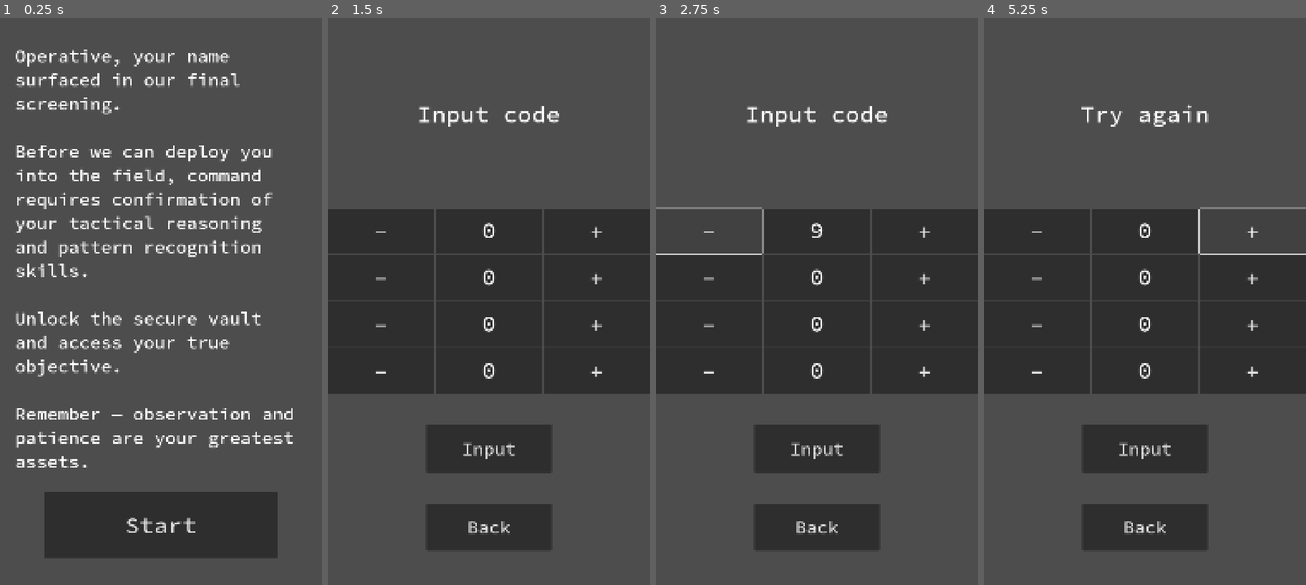
Above: before the commit, frames 1-4 (left to right).
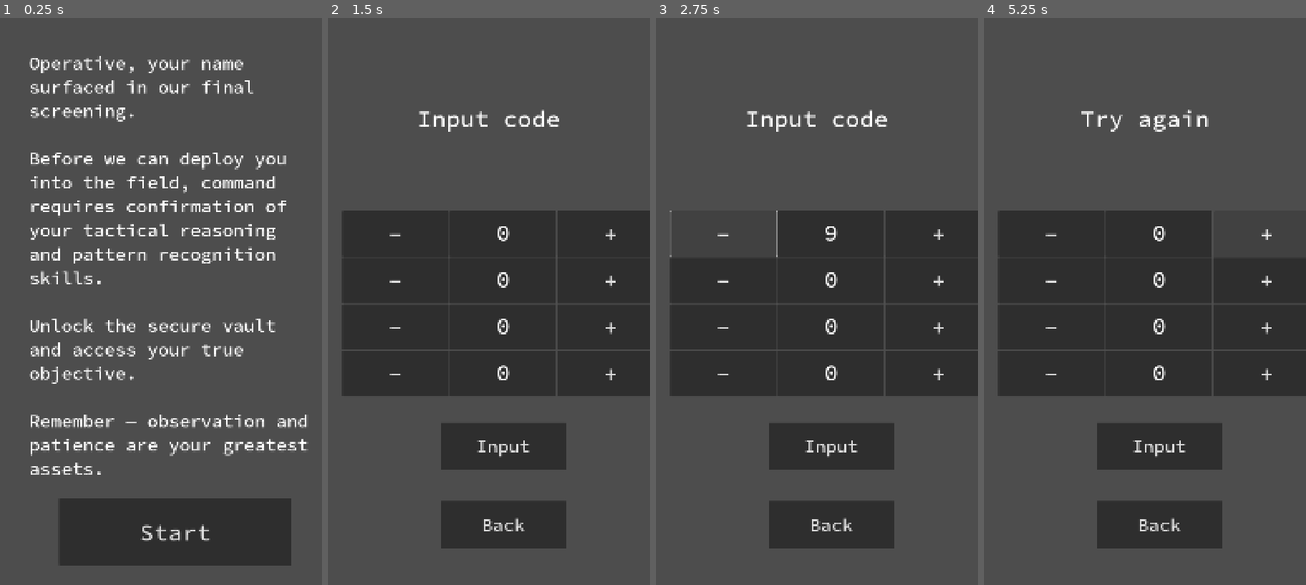
Above: after the commit, the same moments.

Repository: vmakoed/safe-lock
Game: Godot game, scene res://scenes/main.tscn
Same seed, same stepped clock (60 frames per second), same inputs: the game is played once before the commit and once after it.
Inputs:
- Up to frame 1 (0.25 s): no input
- Up to frame 2 (1.5 s): click "Start" at 0.5 s; click "Safe" at 1.25 s
- Up to frame 3 (2.75 s): click "-" at 2 s
- Up to frame 4 (5.25 s): click "+" at 2.75 s; click "Input" at 3.5 s; click "-" at 4.25 s; click "+" at 5 s

The runs differ from the first frame. In frame 1, 17% of the frame differs, in the area x 4-96%, y 5-97%; in frame 2, 7.0%; in frame 3, 6.7%; in frame 4, 6.8%.

Commit message:
Remove double screen frame

Diff:
--- a/scenes/main.tscn
+++ b/scenes/main.tscn
@@ -50,31 +50,10 @@
 
 [node name="ScreenFrame" parent="UI" instance=ExtResource("3_85g3d")]
 layout_mode = 0
-
-[node name="IntroScreen" parent="UI/ScreenFrame" instance=ExtResource("4_trceg")]
-unique_name_in_owner = true
-layout_mode = 2
-message_text = "Operative, your name surfaced in our final screening.
-
-Before we can deploy you into the field, command requires confirmation of your tactical reasoning and pattern recognition skills.
-
-Unlock the secure vault and access your true objective.
-
-Remember — observation and patience are your greatest assets."
-button_text = "Start"
-
-[node name="WinScreen" parent="UI/ScreenFrame" instance=ExtResource("4_trceg")]
-unique_name_in_owner = true
-visible = false
-layout_mode = 2
-message_text = "Operative, your performance exceeded expectations.
-
-Effective immediately, you are cleared for the assignment.
-
-On your mission, you will join other experienced agents.
-
-Further details are classified and will be transmitted through encrypted channels."
-button_text = "Next"
+theme_override_constants/margin_left = 48
+theme_override_constants/margin_top = 48
+theme_override_constants/margin_right = 48
+theme_override_constants/margin_bottom = 48
 
 [node name="LevelSelector" type="GridContainer" parent="UI/ScreenFrame"]
 unique_name_in_owner = true
@@ -862,8 +841,35 @@
 theme_override_font_sizes/font_size = 60
 text = "Back"
 
-[connection signal="button_pressed" from="UI/ScreenFrame/IntroScreen" to="." method="_on_start_button_pressed"]
-[connection signal="button_pressed" from="UI/ScreenFrame/WinScreen" to="." method="_on_win_button_pressed"]
+[node name="IntroScreen" parent="UI" instance=ExtResource("4_trceg")]
+unique_name_in_owner = true
+layout_mode = 0
+offset_left = 48.0
+offset_top = 48.0
+offset_right = 1032.0
+offset_bottom = 1872.0
+message_text = "Operative, your name surfaced in our final screening.
+
+Before we can deploy you into the field, command requires confirmation of your tactical reasoning and pattern recognition skills.
+
+Unlock the secure vault and access your true objective.
+
+Remember — observation and patience are your greatest assets."
+button_text = "Start"
+
+[node name="WinScreen" parent="UI" instance=ExtResource("4_trceg")]
+unique_name_in_owner = true
+visible = false
+layout_mode = 0
+message_text = "Operative, your performance exceeded expectations.
+
+Effective immediately, you are cleared for the assignment.
+
+On your mission, you will join other experienced agents.
+
+Further details are classified and will be transmitted through encrypted channels."
+button_text = "Next"
+
 [connection signal="pressed" from="UI/ScreenFrame/LevelSelector/SafeLevelButton" to="." method="_on_safe_level_button_pressed"]
 [connection signal="pressed" from="UI/ScreenFrame/LevelSelector/TicTacToeLevelButton" to="." method="_on_tic_tac_toe_level_button_pressed"]
 [connection signal="pressed" from="UI/ScreenFrame/LevelSelector/MazeLevelButton" to="." method="_on_maze_level_button_pressed"]
@@ -878,3 +884,5 @@
 [connection signal="pressed" from="UI/ScreenFrame/Maze/VBoxContainer/Bottom/VBoxContainer/MarginContainer/Controls/DownButton" to="UI/ScreenFrame/Maze" method="_on_down_button_pressed"]
 [connection signal="pressed" from="UI/ScreenFrame/Maze/VBoxContainer/Bottom/VBoxContainer/MarginContainer2/MazeBackButton" to="." method="_on_level_back_button_pressed"]
 [connection signal="pressed" from="UI/ScreenFrame/Tetrominoes/VBoxContainer/Bottom/MarginContainer2/BackButton" to="." method="_on_level_back_button_pressed"]
+[connection signal="button_pressed" from="UI/IntroScreen" to="." method="_on_start_button_pressed"]
+[connection signal="button_pressed" from="UI/WinScreen" to="." method="_on_win_button_pressed"]
--- /dev/null
+++ b/scenes/screen.tscn
@@ -0,0 +1,190 @@
+[gd_scene load_steps=2 format=3 uid="uid://ci0esgy65pu71"]
+
+[ext_resource type="PackedScene" uid="uid://xj00fxtha27s" path="res://scenes/screen_frame.tscn" id="1_erqjc"]
+
+[node name="Screen" type="Control"]
+layout_mode = 3
+anchors_preset = 15
+anchor_right = 1.0
+anchor_bottom = 1.0
+grow_horizontal = 2
+grow_vertical = 2
+
+[node name="ScreenFrame" parent="." instance=ExtResource("1_erqjc")]
+layout_mode = 0
+theme_override_constants/margin_left = 48
+theme_override_constants/margin_top = 48
+theme_override_constants/margin_right = 48
+theme_override_constants/margin_bottom = 48
+
+[node name="VBoxContainer" type="VBoxContainer" parent="ScreenFrame"]
+layout_mode = 2
+theme_override_constants/separation = 0
+
+[node name="Label" type="Label" parent="ScreenFrame/VBoxContainer"]
+layout_mode = 2
+theme_override_font_sizes/font_size = 96
+text = "LEVEL TITLE"
+horizontal_alignment = 1
+
+[node name="SpacerTitlePuzzle" type="Control" parent="ScreenFrame/VBoxContainer"]
+custom_minimum_size = Vector2(0, 48)
+layout_mode = 2
+
+[node name="PuzzlePanel" type="Panel" parent="ScreenFrame/VBoxContainer"]
+layout_mode = 2
+size_flags_vertical = 3
+
+[node name="SpacerPuzzleControls" type="Control" parent="ScreenFrame/VBoxContainer"]
+custom_minimum_size = Vector2(0, 24)
+layout_mode = 2
+
+[node name="ControlsPanel" type="Panel" parent="ScreenFrame/VBoxContainer"]
+custom_minimum_size = Vector2(0, 104)
+layout_mode = 2
+
+[node name="MarginContainer" type="MarginContainer" parent="ScreenFrame/VBoxContainer/ControlsPanel"]
+layout_mode = 1
+anchors_preset = 15
+anchor_right = 1.0
+anchor_bottom = 1.0
+grow_horizontal = 2
+grow_vertical = 2
+theme_override_constants/margin_right = 24
+
+[node name="ControlsLabel" type="Label" parent="ScreenFrame/VBoxContainer/ControlsPanel/MarginContainer"]
+layout_mode = 2
+size_flags_horizontal = 8
+theme_override_font_sizes/font_size = 48
+text = "B: BACK"
+
+[node name="SpacerPuzzleButtons" type="Control" parent="ScreenFrame/VBoxContainer"]
+custom_minimum_size = Vector2(0, 48)
+layout_mode = 2
+
+[node name="ButtonsContainer" type="HBoxContainer" parent="ScreenFrame/VBoxContainer"]
+layout_mode = 2
+
+[node name="DPad" type="GridContainer" parent="ScreenFrame/VBoxContainer/ButtonsContainer"]
+custom_minimum_size = Vector2(432, 432)
+layout_mode = 2
+size_flags_horizontal = 2
+size_flags_vertical = 4
+theme_override_constants/h_separation = 24
+theme_override_constants/v_separation = 24
+columns = 3
+
+[node name="EmptyTopLeft" type="Control" parent="ScreenFrame/VBoxContainer/ButtonsContainer/DPad"]
+layout_mode = 2
+size_flags_horizontal = 3
+size_flags_vertical = 3
+
+[node name="UpButton" type="Button" parent="ScreenFrame/VBoxContainer/ButtonsContainer/DPad"]
+layout_mode = 2
+size_flags_horizontal = 3
+size_flags_vertical = 3
+theme_override_font_sizes/font_size = 72
+text = "▲"
+
+[node name="EmptyTopRight" type="Control" parent="ScreenFrame/VBoxContainer/ButtonsContainer/DPad"]
+layout_mode = 2
+size_flags_horizontal = 3
+size_flags_vertical = 3
+
+[node name="LeftButton" type="Button" parent="ScreenFrame/VBoxContainer/ButtonsContainer/DPad"]
+layout_mode = 2
+size_flags_horizontal = 3
+size_flags_vertical = 3
+theme_override_font_sizes/font_size = 72
+text = "◀"
+
+[node name="EmptyCenter" type="Control" parent="ScreenFrame/VBoxContainer/ButtonsContainer/DPad"]
+layout_mode = 2
+size_flags_horizontal = 3
+size_flags_vertical = 3
+
+[node name="RightButton" type="Button" parent="ScreenFrame/VBoxContainer/ButtonsContainer/DPad"]
+layout_mode = 2
+size_flags_horizontal = 3
+size_flags_vertical = 3
+theme_override_font_sizes/font_size = 72
+text = "▶"
+
+[node name="EmptyBottomLeft" type="Control" parent="ScreenFrame/VBoxContainer/ButtonsContainer/DPad"]
+layout_mode = 2
+size_flags_horizontal = 3
+size_flags_vertical = 3
+
+[node name="DownButton" type="Button" parent="ScreenFrame/VBoxContainer/ButtonsContainer/DPad"]
+layout_mode = 2
+size_flags_horizontal = 3
+size_flags_vertical = 3
+theme_override_font_sizes/font_size = 72
+text = "▼"
+
+[node name="EmptyBottomRight" type="Control" parent="ScreenFrame/VBoxContainer/ButtonsContainer/DPad"]
+layout_mode = 2
+size_flags_horizontal = 3
+size_flags_vertical = 3
+
+[node name="ActionButtons" type="GridContainer" parent="ScreenFrame/VBoxContainer/ButtonsContainer"]
+custom_minimum_size = Vector2(432, 432)
+layout_mode = 2
+size_flags_horizontal = 10
+size_flags_vertical = 4
+theme_override_constants/h_separation = 24
+theme_override_constants/v_separation = 24
+columns = 3
+
+[node name="EmptyTopLeft" type="Control" parent="ScreenFrame/VBoxContainer/ButtonsContainer/ActionButtons"]
+layout_mode = 2
+size_flags_horizontal = 3
+size_flags_vertical = 3
+
+[node name="YButton" type="Button" parent="ScreenFrame/VBoxContainer/ButtonsContainer/ActionButtons"]
+layout_mode = 2
+size_flags_horizontal = 3
+size_flags_vertical = 3
+theme_override_font_sizes/font_size = 72
+text = "Y"
+
+[node name="EmptyTopRight" type="Control" parent="ScreenFrame/VBoxContainer/ButtonsContainer/ActionButtons"]
+layout_mode = 2
+size_flags_horizontal = 3
+size_flags_vertical = 3
+
+[node name="XButton" type="Button" parent="ScreenFrame/VBoxContainer/ButtonsContainer/ActionButtons"]
+layout_mode = 2
+size_flags_horizontal = 3
+size_flags_vertical = 3
+theme_override_font_sizes/font_size = 72
+text = "X"
+
+[node name="EmptyCenter" type="Control" parent="ScreenFrame/VBoxContainer/ButtonsContainer/ActionButtons"]
+layout_mode = 2
+size_flags_horizontal = 3
+size_flags_vertical = 3
+
+[node name="RightButton" type="Button" parent="ScreenFrame/VBoxContainer/ButtonsContainer/ActionButtons"]
+layout_mode = 2
+size_flags_horizontal = 3
+size_flags_vertical = 3
+theme_override_font_sizes/font_size = 72
+text = "B"
+
+[node name="EmptyBottomLeft" type="Control" parent="ScreenFrame/VBoxContainer/ButtonsContainer/ActionButtons"]
+layout_mode = 2
+size_flags_horizontal = 3
+size_flags_vertical = 3
+
+[node name="DownButton" type="Button" parent="ScreenFrame/VBoxContainer/ButtonsContainer/ActionButtons"]
+layout_mode = 2
+size_flags_horizontal = 3
+size_flags_vertical = 3
+theme_override_font_sizes/font_size = 72
+text = "A"
+
+[node name="EmptyBottomRight" type="Control" parent="ScreenFrame/VBoxContainer/ButtonsContainer/ActionButtons"]
+layout_mode = 2
+size_flags_horizontal = 3
+size_flags_vertical = 3
